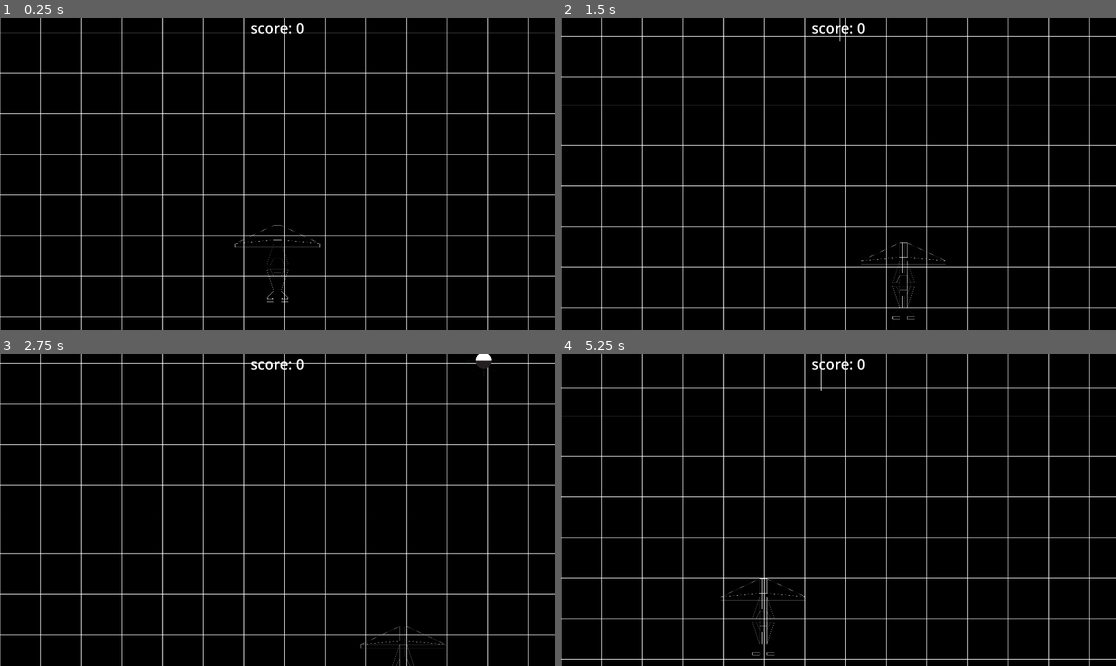
Above: before the commit, frames 1-4 (two rows, left to right).
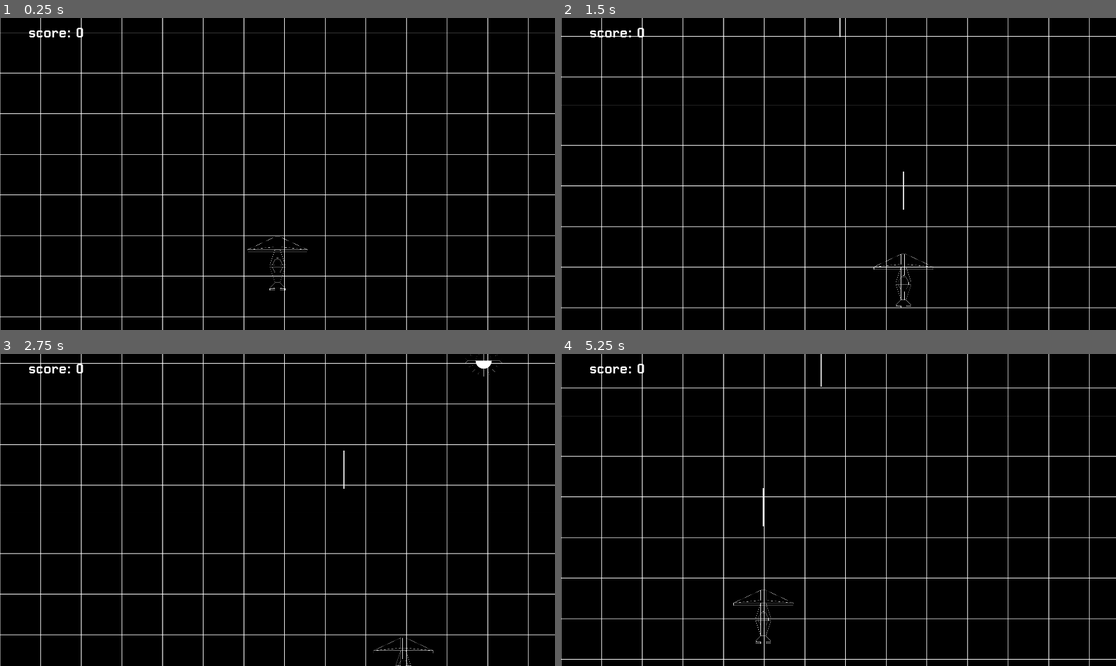
Above: after the commit, the same moments.

Repository: takumisegi/Tsegi-Capstone
Game: Godot game, scene res://Scenes/Game.tscn
Two runs of this game, one before a commit and one after it. Both use one fixed random seed, a clock stepped at 60 frames per second and the inputs below.
Inputs:
- Up to frame 1 (0.25 s): no input
- Up to frame 2 (1.5 s): hold Right (ui_right) 0.53-1.28 s; hold Space (shoot) 0.53-1.28 s; hold Down (ui_down) from 1.28 s (still down); tap Space (shoot) at 1.35 s
- Up to frame 3 (2.75 s): release Down (ui_down) at 2.03 s; hold Right (ui_right) from 2.03 s (still down); hold Space (shoot) from 2.03 s (still down)
- Up to frame 4 (5.25 s): release Right (ui_right) at 2.78 s; release Space (shoot) at 2.78 s; hold Up (ui_up) 2.78-3.53 s; tap Space (shoot) at 2.85, 4.35 s; hold Space (shoot) 3.53-4.28 s; hold Left (ui_left) 3.53-5.03 s; tap R (reset) at 4.15 s; hold Down (ui_down) from 5.03 s (still down); hold Space (shoot) from 5.03 s (still down)

The runs differ from the first frame. In frame 1, 0.5% of the frame differs, in the area x 5-58%, y 1-92%; in frame 2, 0.6%; in frame 3, 0.6%; in frame 4, 0.7%, in the area x 5-55%, y 0-97%.

Commit message:
fixed laser.
Audio is still not working.

Diff:
--- a/tsegi-capstone-parsec/Scenes/Game.tscn
+++ b/tsegi-capstone-parsec/Scenes/Game.tscn
@@ -19,11 +19,7 @@
 
 [node name="SFX" type="Node" parent="."]
 
-[node name="LaserSound" type="AudioStreamPlayer" parent="SFX"]
-
-[node name="HitSound" type="AudioStreamPlayer" parent="SFX"]
-
-[node name="ExplosionSound" type="AudioStreamPlayer" parent="SFX"]
+[node name="AudioStreamPlayer" type="AudioStreamPlayer" parent="SFX"]
 
 [node name="UILayer" type="CanvasLayer" parent="."]
 
@@ -65,7 +61,6 @@
 [node name="DiverEnemy" parent="." instance=ExtResource("5_b2bpf")]
 visible = false
 position = Vector2(694, 267)
-hp = 1
 
 [node name="ParallaxBackground" type="ParallaxBackground" parent="."]
 
--- /dev/null
+++ b/tsegi-capstone-parsec/Scenes/Start_screen.tscn
@@ -0,0 +1,70 @@
+[gd_scene load_steps=4 format=3 uid="uid://c72wmfajrpmal"]
+
+[ext_resource type="FontFile" uid="uid://dnw034db8edl8" path="res://Assets/Fonts/GRIDNIK/FoundryGridnik Bold.otf" id="1_6d030"]
+
+[sub_resource type="LabelSettings" id="LabelSettings_ytx0o"]
+font = ExtResource("1_6d030")
+font_size = 120
+
+[sub_resource type="Theme" id="Theme_vlme4"]
+
+[node name="StartScreen" type="Control"]
+layout_mode = 3
+anchors_preset = 15
+anchor_right = 1.0
+anchor_bottom = 1.0
+grow_horizontal = 2
+grow_vertical = 2
+
+[node name="ColorRect" type="ColorRect" parent="."]
+layout_mode = 1
+anchors_preset = 15
+anchor_right = 1.0
+anchor_bottom = 1.0
+grow_horizontal = 2
+grow_vertical = 2
+color = Color(0.129412, 0.14902, 0.180392, 1)
+
+[node name="Panel" type="Panel" parent="."]
+layout_mode = 1
+anchors_preset = 8
+anchor_left = 0.5
+anchor_top = 0.5
+anchor_right = 0.5
+anchor_bottom = 0.5
+offset_left = -259.5
+offset_top = -79.0
+offset_right = 259.5
+offset_bottom = 79.0
+grow_horizontal = 2
+grow_vertical = 2
+
+[node name="TITLE" type="Label" parent="Panel"]
+layout_mode = 1
+anchors_preset = 15
+anchor_right = 1.0
+anchor_bottom = 1.0
+offset_bottom = -13.0
+grow_horizontal = 2
+grow_vertical = 2
+text = "PARSEC"
+label_settings = SubResource("LabelSettings_ytx0o")
+horizontal_alignment = 1
+
+[node name="Button" type="Button" parent="Panel"]
+layout_mode = 1
+anchors_preset = 7
+anchor_left = 0.5
+anchor_top = 1.0
+anchor_right = 0.5
+anchor_bottom = 1.0
+offset_left = -112.0
+offset_top = 87.0
+offset_right = 112.0
+offset_bottom = 171.0
+grow_horizontal = 2
+grow_vertical = 0
+theme = SubResource("Theme_vlme4")
+theme_override_fonts/font = ExtResource("1_6d030")
+text = "START"
+icon_alignment = 1
--- a/tsegi-capstone-parsec/Scenes/diver_enemy.tscn
+++ b/tsegi-capstone-parsec/Scenes/diver_enemy.tscn
@@ -1,7 +1,12 @@
-[gd_scene load_steps=2 format=3 uid="uid://bwcidx2luwrw"]
+[gd_scene load_steps=3 format=3 uid="uid://bwcidx2luwrw"]
 
 [ext_resource type="PackedScene" uid="uid://c8lnvtdfr7uuj" path="res://Scenes/enemy.tscn" id="1_cmxwi"]
+[ext_resource type="Texture2D" uid="uid://oprse2ojaltr" path="res://Assets/Textures/Enemy-Diver-White-V01.png" id="2_ywgmh"]
 
 [node name="DiverEnemy" instance=ExtResource("1_cmxwi")]
 speed = 400
+hp = 1
 points = 200
+
+[node name="Sprite2D" parent="." index="0"]
+texture = ExtResource("2_ywgmh")
--- a/tsegi-capstone-parsec/Scenes/enemy.tscn
+++ b/tsegi-capstone-parsec/Scenes/enemy.tscn
@@ -1,7 +1,7 @@
 [gd_scene load_steps=4 format=3 uid="uid://c8lnvtdfr7uuj"]
 
 [ext_resource type="Script" uid="uid://brte40ok2rhlq" path="res://Scripts/enemy.gd" id="1_1f0kj"]
-[ext_resource type="Texture2D" uid="uid://bhjg5phhelmad" path="res://Assets/Textures/Nexus-Draft-V01.png" id="1_hghv2"]
+[ext_resource type="Texture2D" uid="uid://c5ngiq70m3ku7" path="res://Assets/Textures/Enemy-White-V01.png" id="2_1f0kj"]
 
 [sub_resource type="CircleShape2D" id="CircleShape2D_afpow"]
 radius = 63.0079
@@ -14,7 +14,7 @@
 
 [node name="Sprite2D" type="Sprite2D" parent="."]
 scale = Vector2(0.1, 0.1)
-texture = ExtResource("1_hghv2")
+texture = ExtResource("2_1f0kj")
 
 [node name="CollisionShape2D" type="CollisionShape2D" parent="."]
 shape = SubResource("CircleShape2D_afpow")
--- a/tsegi-capstone-parsec/Scenes/game_over_screen.tscn
+++ b/tsegi-capstone-parsec/Scenes/game_over_screen.tscn
@@ -1,15 +1,20 @@
-[gd_scene load_steps=5 format=3 uid="uid://cl6cgyw2cgfch"]
+[gd_scene load_steps=7 format=3 uid="uid://cl6cgyw2cgfch"]
 
 [ext_resource type="Script" uid="uid://1gyn2v8ysvtc" path="res://Scripts/game_over_screen.gd" id="1_0gua7"]
+[ext_resource type="FontFile" uid="uid://dnw034db8edl8" path="res://Assets/Fonts/GRIDNIK/FoundryGridnik Bold.otf" id="2_jb6in"]
 
 [sub_resource type="StyleBoxFlat" id="StyleBoxFlat_wydum"]
-bg_color = Color(1, 1, 0.705882, 0.313726)
+bg_color = Color(1, 1, 1, 0.192157)
 
 [sub_resource type="LabelSettings" id="LabelSettings_0gua7"]
+font = ExtResource("2_jb6in")
 font_size = 45
 
 [sub_resource type="LabelSettings" id="LabelSettings_jb6in"]
+font = ExtResource("2_jb6in")
 font_size = 45
+
+[sub_resource type="Theme" id="Theme_jb6in"]
 
 [node name="GameOverScreen" type="Control"]
 layout_mode = 3
@@ -48,8 +53,8 @@
 layout_mode = 1
 anchors_preset = 10
 anchor_right = 1.0
-offset_top = 36.0
-offset_bottom = 99.0
+offset_top = 60.0
+offset_bottom = 123.0
 grow_horizontal = 2
 text = "GAME OVER"
 label_settings = SubResource("LabelSettings_0gua7")
@@ -96,6 +101,9 @@
 offset_bottom = 127.0
 grow_horizontal = 2
 grow_vertical = 2
+theme = SubResource("Theme_jb6in")
+theme_override_fonts/font = ExtResource("2_jb6in")
 text = "RETRY"
+icon_alignment = 1
 
 [connection signal="pressed" from="Panel/Button" to="." method="_on_button_pressed"]
--- a/tsegi-capstone-parsec/Scenes/hud.tscn
+++ b/tsegi-capstone-parsec/Scenes/hud.tscn
@@ -1,8 +1,10 @@
-[gd_scene load_steps=3 format=3 uid="uid://bcecvajdmpy7k"]
+[gd_scene load_steps=4 format=3 uid="uid://bcecvajdmpy7k"]
 
 [ext_resource type="Script" uid="uid://d1vph07qivupb" path="res://Scripts/hud.gd" id="1_e0onf"]
+[ext_resource type="FontFile" uid="uid://dnw034db8edl8" path="res://Assets/Fonts/GRIDNIK/FoundryGridnik Bold.otf" id="2_fccik"]
 
 [sub_resource type="LabelSettings" id="LabelSettings_fccik"]
+font = ExtResource("2_fccik")
 font_size = 50
 
 [node name="HUD" type="Control"]
@@ -17,10 +19,10 @@
 
 [node name="Score" type="Label" parent="."]
 layout_mode = 1
-anchors_preset = 10
-anchor_right = 1.0
-offset_bottom = 69.0
-grow_horizontal = 2
+offset_left = 33.0
+offset_top = 19.0
+offset_right = 357.0
+offset_bottom = 88.0
 text = "SCORE: 9999"
 label_settings = SubResource("LabelSettings_fccik")
 horizontal_alignment = 1
--- a/tsegi-capstone-parsec/Scenes/laser.tscn
+++ b/tsegi-capstone-parsec/Scenes/laser.tscn
@@ -4,7 +4,7 @@
 [ext_resource type="Texture2D" uid="uid://fdgxya6hjyh1" path="res://Assets/Textures/Laser-White-V01.png" id="2_mou6w"]
 
 [sub_resource type="RectangleShape2D" id="RectangleShape2D_r1bh0"]
-size = Vector2(27, 279)
+size = Vector2(22, 140)
 
 [node name="Laser" type="Area2D"]
 collision_layer = 4
@@ -13,15 +13,15 @@
 
 [node name="Sprite2D" type="Sprite2D" parent="."]
 position = Vector2(0, -75.25)
-scale = Vector2(0.306, 0.4)
+scale = Vector2(2, 0.2)
 texture = ExtResource("2_mou6w")
 
 [node name="CollisionShape2D" type="CollisionShape2D" parent="."]
-position = Vector2(-1.5, -79.5)
+position = Vector2(1, -73)
 shape = SubResource("RectangleShape2D_r1bh0")
 
 [node name="VisibleOnScreenNotifier2D" type="VisibleOnScreenNotifier2D" parent="."]
-position = Vector2(0, 54)
+position = Vector2(0, 21)
 scale = Vector2(2.2, 1.2)
 
 [connection signal="area_entered" from="." to="." method="_on_area_entered"]
--- a/tsegi-capstone-parsec/Scenes/player.tscn
+++ b/tsegi-capstone-parsec/Scenes/player.tscn
@@ -4,6 +4,7 @@
 [ext_resource type="Texture2D" uid="uid://ldbfb1k8ut37" path="res://Assets/Textures/Artemis-White-V01.png" id="2_cvnsp"]
 
 [node name="Player" type="CharacterBody2D" groups=["player"]]
+scale = Vector2(0.7, 0.7)
 collision_mask = 2
 motion_mode = 1
 script = ExtResource("1_cvnsp")
--- a/tsegi-capstone-parsec/Scripts/laser.gd
+++ b/tsegi-capstone-parsec/Scripts/laser.gd
@@ -13,3 +13,9 @@
 	if area is Enemy:
 		area.take_damage(1)
 		queue_free
+
+#
+#func _on_area_entered(area: Area2D) -> void:
+	#if area is Enemy:
+		#area.take_damage(1)
+		#queue_free
Binary file added: tsegi-capstone-parsec/Assets/Fonts/GRIDNIK/FoundryGridnik Bold.otf
Not shown, added: tsegi-capstone-parsec/Assets/Fonts/GRIDNIK/FoundryGridnik Bold.otf.import
Binary file added: tsegi-capstone-parsec/Assets/Fonts/GRIDNIK/FoundryGridnik Light Regular.otf
Not shown, added: tsegi-capstone-parsec/Assets/Fonts/GRIDNIK/FoundryGridnik Light Regular.otf.import
Not shown, added: tsegi-capstone-parsec/Assets/Fonts/GRIDNIK/FoundryGridnik Medium.otf.import
Binary file added: tsegi-capstone-parsec/Assets/Fonts/GRIDNIK/FoundryGridnik Regular.otf
Not shown, added: tsegi-capstone-parsec/Assets/Fonts/GRIDNIK/FoundryGridnik Regular.otf.import
Not shown, changed: tsegi-capstone-parsec/Assets/SFX/ES_Designed, Anime, Laser, Beam 03 - Epidemic Sound.wav.import
Not shown, changed: tsegi-capstone-parsec/Assets/SFX/ES_Designed, Beep, Ping, Sensor, Scouting 01 - Epidemic Sound.wav.import
Not shown, changed: tsegi-capstone-parsec/Assets/SFX/ES_Electronic, Computer, Code 03 - Epidemic Sound.wav.import
Not shown, changed: tsegi-capstone-parsec/Assets/SFX/ES_Laser, Small - Epidemic Sound.wav.import
Not shown, changed: tsegi-capstone-parsec/Assets/SFX/ES_Retro, 8 Bit, Explosion - Epidemic Sound.wav.import
(and 13 more such lines)
